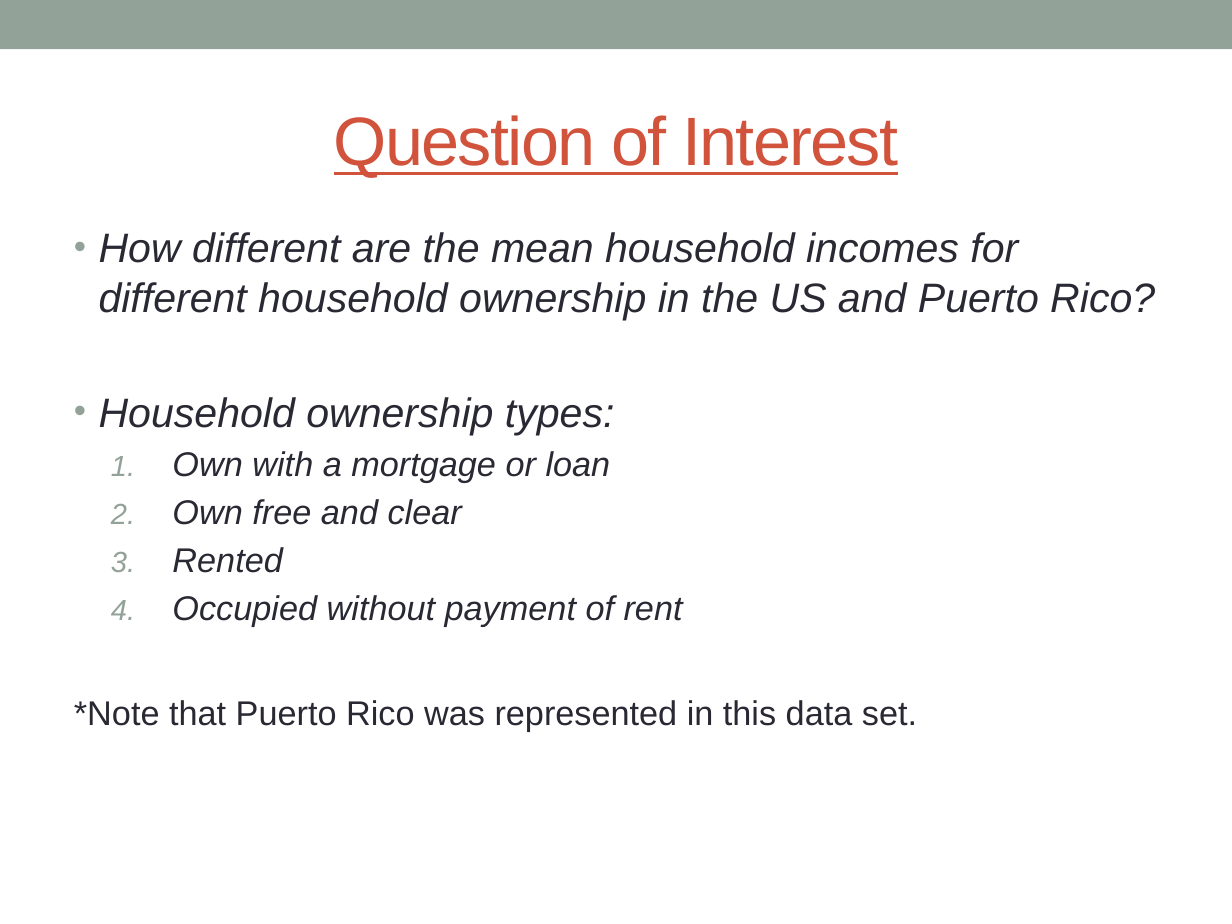
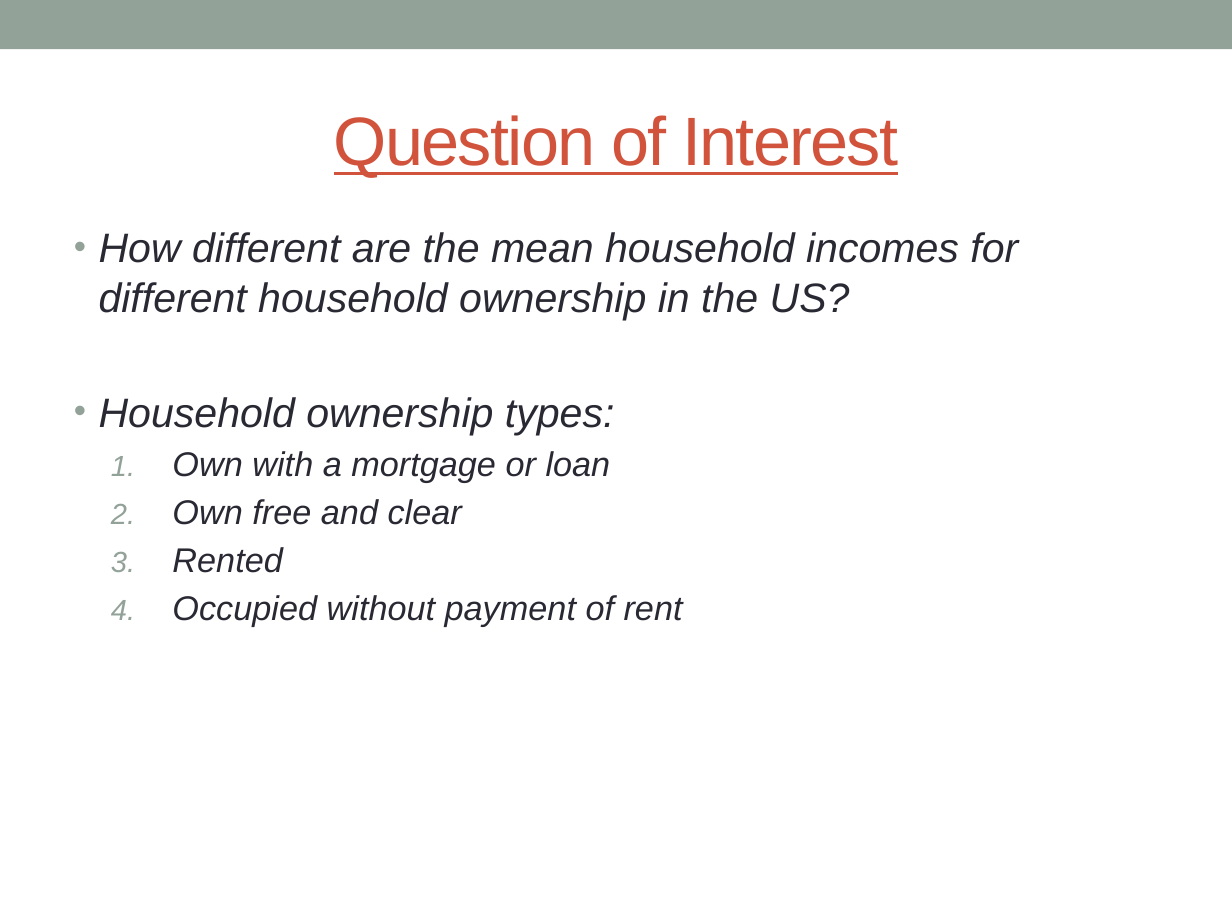
Before and after one commit to andy-olstad/599-POGS, a slide deck: slide 3 of Project 1 Powerpoint Jasmine Edit.pptx. Drawn at 1232x924 pixels with LibreOffice and Linux fonts; fonts in the diff are those of the drawing. Boxes give left, top, right and bottom in pixels: in the first picture for what was removed or moved away, otherwise in the second. Text is boxed around its words. In the diff, an @@ line names an element or a change of style, - is before the commit and + after.

```diff
--- a/Project 1 Powerpoint Jasmine Edit.pptx
+++ b/Project 1 Powerpoint Jasmine Edit.pptx
@@ text at [99, 232, 1018, 320]: text changed @@
-• How different are the mean household incomes for different household ownership in the US and Puerto Rico?
+• How different are the mean household incomes for different household ownership in the US?
@@ text at [74, 700, 917, 732]: paragraph removed @@
-*Note that Puerto Rico was represented in this data set.
```
Also in this commit, not shown: 7 other slides changed, 1 slide removed.
